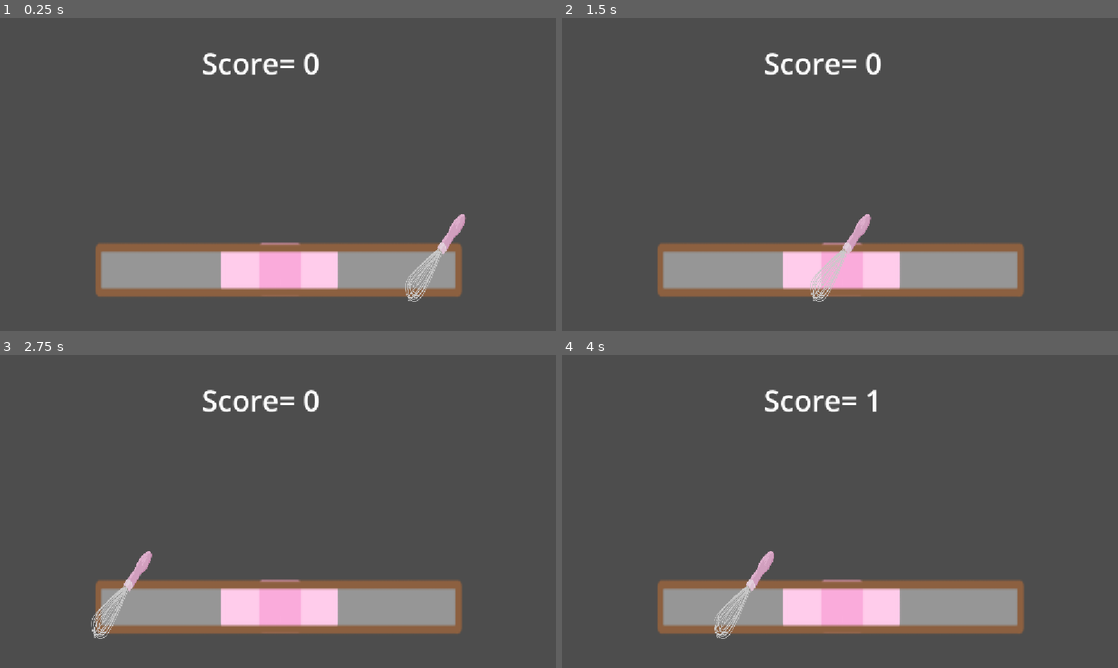
Above: before the commit, frames 1-4 (two rows, left to right).
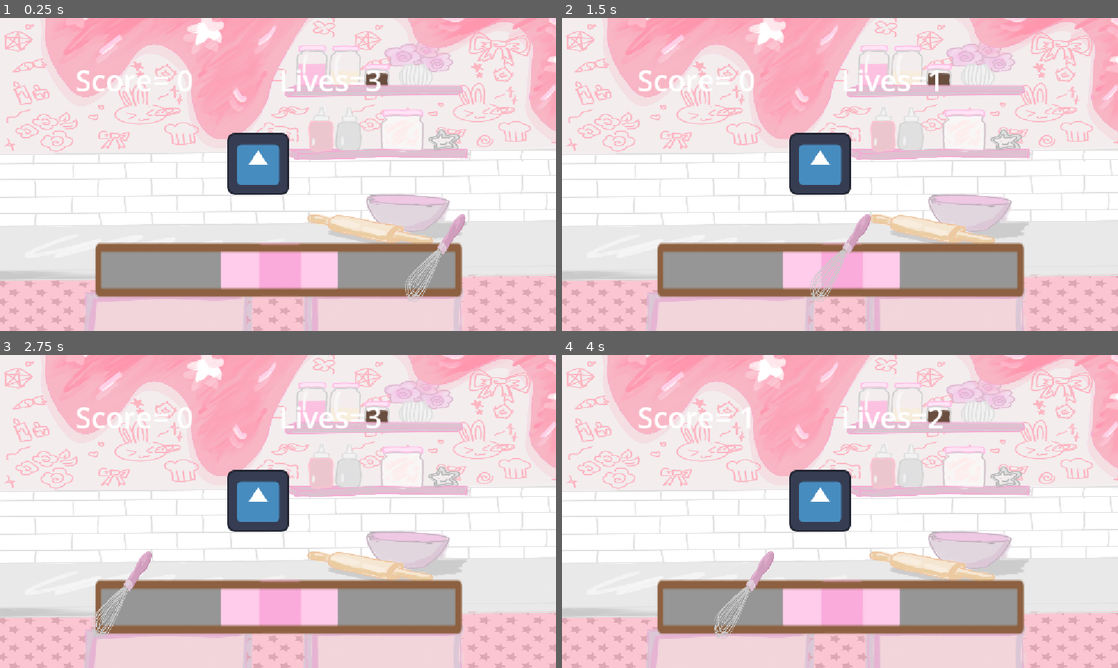
Above: after the commit, the same moments.

Repository: deanwinchestermygoat/Haven-Project
Game: Godot game, scene res://QTE.tscn
Same seed, same stepped clock (60 frames per second), same inputs: the game is played once before the commit and once after it. This scene is started directly instead of the project's main scene. The engine's default icon, where the game draws it, is replaced by a stand-in: a white triangle on a blue panel in a dark square.
Inputs (mouse positions are in pixels of both pictures, inside the frame that each line leads up to):
- Up to frame 1 (0.25 s): no input
- Up to frame 2 (1.5 s): tap Enter (ui_accept) at 0.5, 0.77 s; move the mouse to (962, 158) at 0.52 s; hold D (moveright) from 0.53 s (still down); click (962, 158) at 0.6 s; move the mouse to (728, 190) at 1.27 s; click (728, 190) at 1.35 s
- Up to frame 3 (2.75 s): tap Enter (ui_accept) at 1.52 s; move the mouse to (333, 442) at 2.02 s; release D (moveright) at 2.03 s; hold A (moveleft) from 2.03 s (still down); click (333, 442) at 2.1 s
- Up to frame 4 (4 s): move the mouse to (812, 574) at 2.77 s; release A (moveleft) at 2.78 s; hold D (moveright) from 2.78 s (still down); click (812, 574) at 2.85 s; tap Enter (ui_accept) at 3.02, 3.77 s; move the mouse to (1006, 558) at 3.52 s; click (1006, 558) at 3.6 s

The runs differ from the first frame. In frame 1, 88% of the frame differs, in the area x 0-100%, y 0-100%; in frame 2, 88%; in frame 3, 88%; in frame 4, 88%.

Commit message:
dialogue shit

Diff:
--- a/Dialogue.tscn
+++ b/Dialogue.tscn
@@ -5,6 +5,11 @@
 [ext_resource type="FontFile" uid="uid://c8xlyi24xpfu4" path="res://SugarFlareDemoRegular-4nGED.otf" id="2_0hol4"]
 [ext_resource type="Texture2D" uid="uid://dbu8rkjf88w6w" path="res://chocolate caku.png" id="2_epypp"]
 [ext_resource type="Texture2D" uid="uid://4q335xxs2p" path="res://icon.svg" id="5_q6r6c"]
+[ext_resource type="Texture2D" uid="uid://bvyltj5rona5f" path="res://kitchen bg.png" id="6_g12sc"]
+
+[sub_resource type="AtlasTexture" id="AtlasTexture_g12sc"]
+atlas = ExtResource("2_epypp")
+region = Rect2(181.70984, 1277.9891, 1235.695, 459.65466)
 
 [sub_resource type="GDScript" id="GDScript_5h13y"]
 resource_name = "First"
@@ -23,15 +28,21 @@
 		\"Chef: What was what?\",
 		\"Andrew: How'd you win a baking competition with SOUP?\",
 		\"Chef: Your cake was just that bad. Maybe you should stick to microwaving instant ramen.\",
-		\"[exit_chef]\",
+		\"*leaves*\",
 		\"Andrew: Wow. I guess I just have to bake the best cake in the world to prove him wrong!\",
 		\"Andrew: Now where to start…\",
-		\"[fade_kitchen]\",
 		\"Andrew: So it says right here.. Best cake recipes for experienced bakers.\",
 		\"Andrew: I'm an experienced baker right?\",
 		\"[choice]\",
 	]
-var speaker_name = \"\"
+var after_lines: Array = [
+	\"Andrew: I think we might be out of milk.\",
+	\"[enter_chef]\",
+	\"Chef: *wipes the corners of his mouth* We're out of milk now.\",
+	\"Andrew: Did you just finish the carton..?\",
+	\"next_scene \"
+]
+var speaker_name = \"Andrew:\"
 # Called when the node enters the scene tree for the first time.
 func _ready() -> void:
 	button.hide()
@@ -42,7 +53,13 @@
 	waiting_for_choice = false
 	button.hide()
 	button_2.hide()
-	text_content1 = [\"Andrew: Alright! Looks like the first ingredient is milk.\"] if yes else [\"Andrew: What?? Alright then.. Top 10 easy dessert recipes for dummies..\"]
+	if yes:
+		text_content1 = [\"What?? Alright then.. Top 10 easy dessert recipes for dummies..\",
+						\"Andrew: Ah, here we go, cake!\",
+						\"Andrew: Now let's see.. The first ingredient is milk.\",]
+	else:
+		text_content1 = [\"Andrew: Alright! Looks like the first ingredient is milk.\"]
+	text_content1.append_array(after_lines)
 	text_number = -1
 	click_state = true
 
@@ -67,6 +84,9 @@
 				waiting_for_choice = true
 				button.show()
 				button_2.show()
+				button_2.text = \"YES YOU GOT THIS\"
+				button.text = \"NO PICK ANOTHER RECIPE\"
+				print(text_number, \" \", text_content1[text_number])
 				return
 			speaker_name = text_content1[text_number].get_slice(\" \", 0)
 			if speaker_name == \"Andrew:\":
@@ -75,14 +95,28 @@
 			elif speaker_name == \"Chef:\":
 				andrew_image.hide()
 				chef_image.show()
+			elif speaker_name == \"next_scene\":
+				get_tree().change_scene_to_file(\"res://scenes/QTE.tscn\")
 
 
 
 "
 
+[sub_resource type="AtlasTexture" id="AtlasTexture_ryofh"]
+atlas = ExtResource("2_0e48y")
+region = Rect2(214.54053, 813.4956, 1235.8428, 451.41577)
+
 [node name="Text Aspect" type="Node2D" unique_id=799201127]
 
 [node name="Text Interactions" type="Node" parent="." unique_id=1288048653]
+
+[node name="TextureRect" type="TextureRect" parent="Text Interactions" unique_id=1590066240]
+offset_left = -4.0
+offset_top = -152.0
+offset_right = 1177.0
+offset_bottom = 909.0
+texture = ExtResource("6_g12sc")
+expand_mode = 2
 
 [node name="Text Box" type="TextureRect" parent="Text Interactions" unique_id=2005708932]
 offset_left = -124.0
@@ -94,12 +128,15 @@
 expand_mode = 3
 
 [node name="Button" type="Button" parent="Text Interactions" unique_id=370140371]
-offset_left = 594.0
-offset_top = 194.0
-offset_right = 1028.0
-offset_bottom = 758.0
-icon = ExtResource("2_epypp")
+offset_left = 579.0
+offset_top = 473.0
+offset_right = 1005.0
+offset_bottom = 689.0
+theme_override_colors/font_color = Color(0.8235294, 0.43137255, 0.52156866, 1)
+theme_override_fonts/font = ExtResource("2_0hol4")
+icon = SubResource("AtlasTexture_g12sc")
 flat = true
+icon_alignment = 1
 expand_icon = true
 
 [node name="RichTextLabel" type="RichTextLabel" parent="Text Interactions" unique_id=1680083397]
@@ -111,30 +148,33 @@
 offset_top = 104.0
 offset_right = -73.74402
 offset_bottom = 37.079987
-theme_override_colors/default_color = Color(0.93333334, 0.41960785, 0.77254903, 1)
+theme_override_colors/default_color = Color(0.8235294, 0.43137255, 0.52156866, 1)
 theme_override_fonts/normal_font = ExtResource("2_0hol4")
 theme_override_font_sizes/normal_font_size = 30
 script = SubResource("GDScript_5h13y")
 
 [node name="Button2" type="Button" parent="Text Interactions" unique_id=848184376]
-offset_left = 106.0
-offset_top = 288.0
-offset_right = 522.0
-offset_bottom = 901.0
-icon = ExtResource("2_0e48y")
+offset_left = 107.0
+offset_top = 480.0
+offset_right = 540.0
+offset_bottom = 666.0
+theme_override_colors/font_color = Color(0.8235699, 0.43211216, 0.52092195, 1)
+theme_override_fonts/font = ExtResource("2_0hol4")
+icon = SubResource("AtlasTexture_ryofh")
 flat = true
+icon_alignment = 1
 expand_icon = true
 
 [node name="TextureRect2" type="TextureRect" parent="Text Interactions" unique_id=414696465]
 offset_left = 100.0
-offset_top = 85.0
-offset_right = 285.0
+offset_top = 220.0
+offset_right = 228.0
 offset_bottom = 361.0
 texture = ExtResource("5_q6r6c")
 
 [node name="TextureRect3" type="TextureRect" parent="Text Interactions" unique_id=58447825]
-offset_left = 826.0
-offset_top = 91.0
+offset_left = 855.0
+offset_top = 213.0
 offset_right = 1011.0
 offset_bottom = 367.0
 texture = ExtResource("5_q6r6c")
--- a/QTE.tscn
+++ b/QTE.tscn
@@ -2,12 +2,22 @@
 
 [ext_resource type="Texture2D" uid="uid://oqkjrvwq15rj" path="res://skillcheck5.png" id="1_ebe7b"]
 [ext_resource type="Script" uid="uid://d3880l1mi8y1t" path="res://qtebar.gd" id="1_gfoop"]
+[ext_resource type="Texture2D" uid="uid://bvyltj5rona5f" path="res://kitchen bg.png" id="2_81wtu"]
 [ext_resource type="Texture2D" uid="uid://bvxknp4vqa0iy" path="res://whisk.png" id="3_gfoop"]
+[ext_resource type="Texture2D" uid="uid://4q335xxs2p" path="res://icon.svg" id="5_4uh6t"]
 
 [node name="QTE" type="Node2D" unique_id=1548456441]
 script = ExtResource("1_gfoop")
 
 [node name="QTE bar" type="Node" parent="." unique_id=428109476]
+
+[node name="TextureRect" type="TextureRect" parent="QTE bar" unique_id=405014119]
+offset_left = -4.0
+offset_top = -152.0
+offset_right = 1177.0
+offset_bottom = 909.0
+texture = ExtResource("2_81wtu")
+expand_mode = 2
 
 [node name="background" type="Sprite2D" parent="QTE bar" unique_id=2110196344]
 position = Vector2(687, 984)
@@ -32,9 +42,28 @@
 
 [node name="scorecounter" type="RichTextLabel" parent="QTE bar" unique_id=1496677979]
 custom_minimum_size = Vector2(1.015, 0)
-offset_left = 418.0
-offset_top = 52.0
-offset_right = 780.0
-offset_bottom = 163.0
+anchors_preset = -1
+anchor_left = 0.023000002
+anchor_top = 0.093
+anchor_right = 0.023000002
+anchor_bottom = 0.093
+offset_left = 129.504
+offset_top = 26.736
+offset_right = 491.504
+offset_bottom = 137.736
 theme_override_font_sizes/normal_font_size = 60
 text = "Score: 0"
+
+[node name="livescounter" type="RichTextLabel" parent="QTE bar" unique_id=1059731573]
+offset_left = 578.0
+offset_top = 87.0
+offset_right = 1300.0
+offset_bottom = 545.0
+theme_override_font_sizes/normal_font_size = 60
+
+[node name="milk" type="TextureRect" parent="QTE bar" unique_id=62465292]
+offset_left = 471.0
+offset_top = 238.0
+offset_right = 599.0
+offset_bottom = 366.0
+texture = ExtResource("5_4uh6t")
--- a/qtebar.gd
+++ b/qtebar.gd
@@ -5,10 +5,16 @@
 @onready var safestartpos: Marker2D = $"QTE bar/safestartpos"
 @onready var safeendpos: Marker2D = $"QTE bar/safeendpos"
 @onready var score_counter: RichTextLabel = $"QTE bar/scorecounter"
+@onready var lives_counter: RichTextLabel = $"QTE bar/livescounter"
 
 
 var direction = 1
 var score = 0
+var lives = 3
+func reset_game():
+	lives = 3
+	score = 0
+
 func _process(delta: float) -> void:
 	if pointer.position.x <=start.position.x:
 		direction = 1
@@ -18,4 +24,12 @@
 	if Input.is_action_just_pressed("leftclick"):
 		if pointer.position.x >= safestartpos.position.x and pointer.position.x <= safeendpos.position.x:
 			score+=1
+		else:
+			lives -=1
+	if lives <=0:
+		reset_game()
+	if score >=10:
+		reset_game()
+		#go to next stage
 	score_counter.text = ("Score= %d"%[score])
+	lives_counter.text = ("Lives=%d"%[lives])
Binary file added: kitchen bg.png
Not shown, added: kitchen bg.png.import
